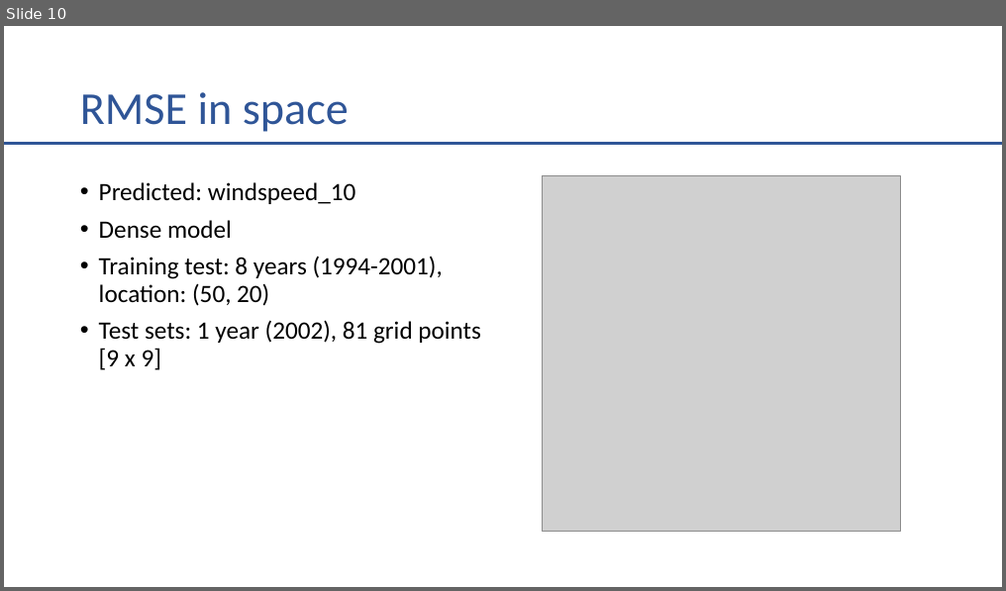
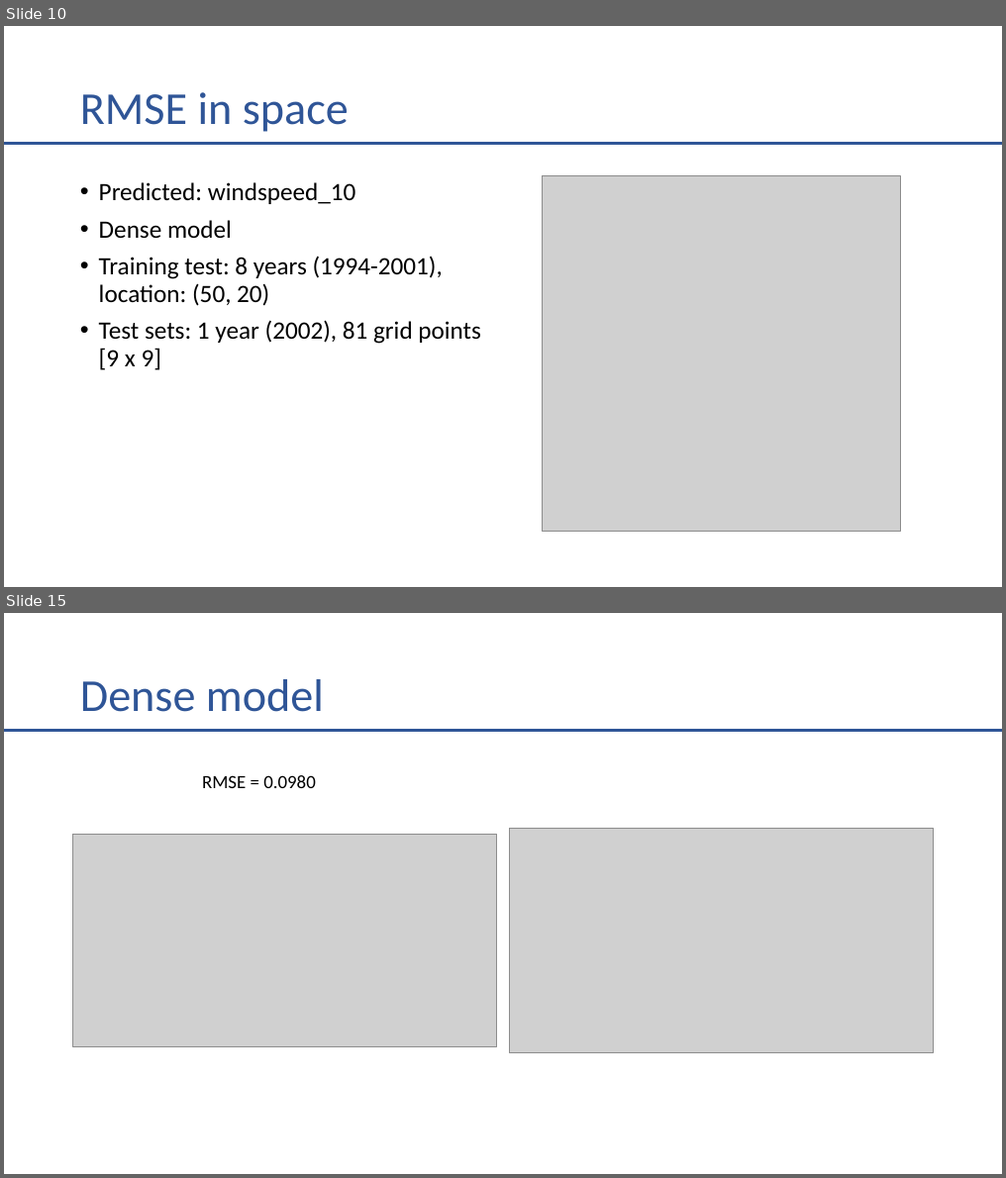
Before and after one commit to Rorjh/wind_forecasting, a slide deck: prezentacja_progres.pptx. Shown one above the other, each under a label of ours: slide 10 before the commit, slides 10 and 15 after it; the slides between them are not shown. The pictures are 1006x591 and 1006x1178 pixels, drawn with LibreOffice and Linux fonts; fonts in the diff are those of the drawing; grey boxes stand for pictures. Boxes give left, top, right and bottom in pixels: in the first picture for what was removed or moved away, otherwise in the second. Text is boxed around its words. In the diff, an @@ line names an element or a change of style, - is before the commit and + after.

Commit message:
Radiation models for different param

```diff
--- a/prezentacja_progres.pptx
+++ b/prezentacja_progres.pptx
@@ slide 15 added at (4,613,1002,1174), background #FFFFFF @@
@@ title added at (80,679,324,712), 44 pt, text #2F5597 @@
+Dense model
@@ line added from (4, 731) to (1002, 731), #2F5597 3 pt @@
@@ text added at (202,775,316,788), 18 pt, text #000000 @@
+RMSE = 0.0980
@@ picture added at (73,834,497,1047) @@
@@ picture added at (509,828,934,1054) @@
```
Also in this commit, not shown: 5 other slides added, 1 other file.
